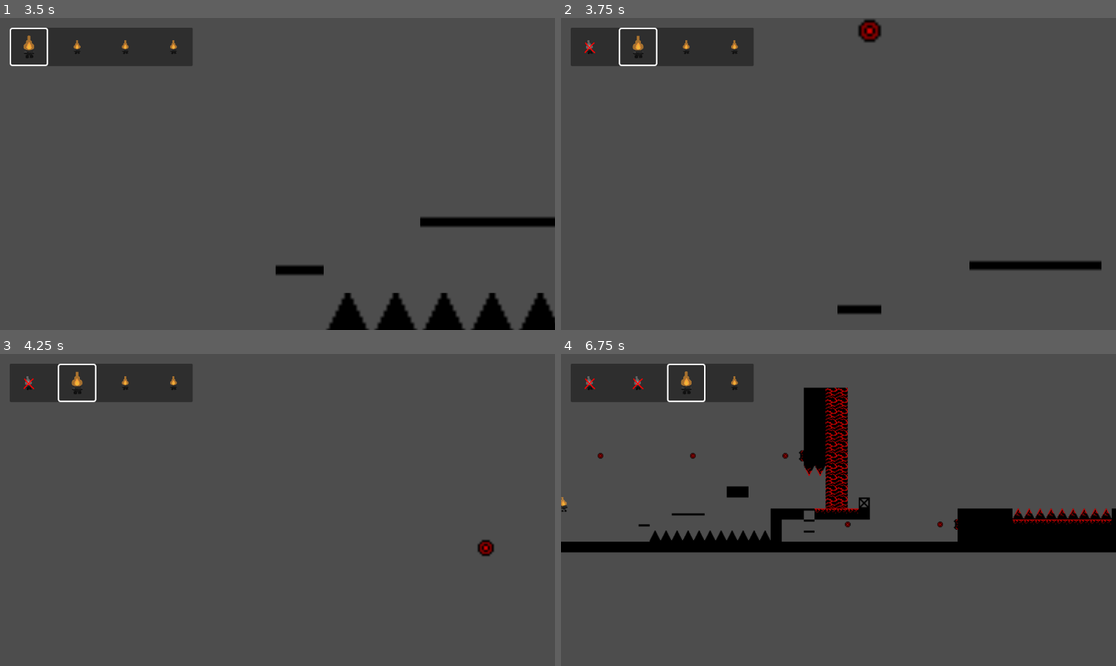
Above: before the commit, frames 1-4 (two rows, left to right).
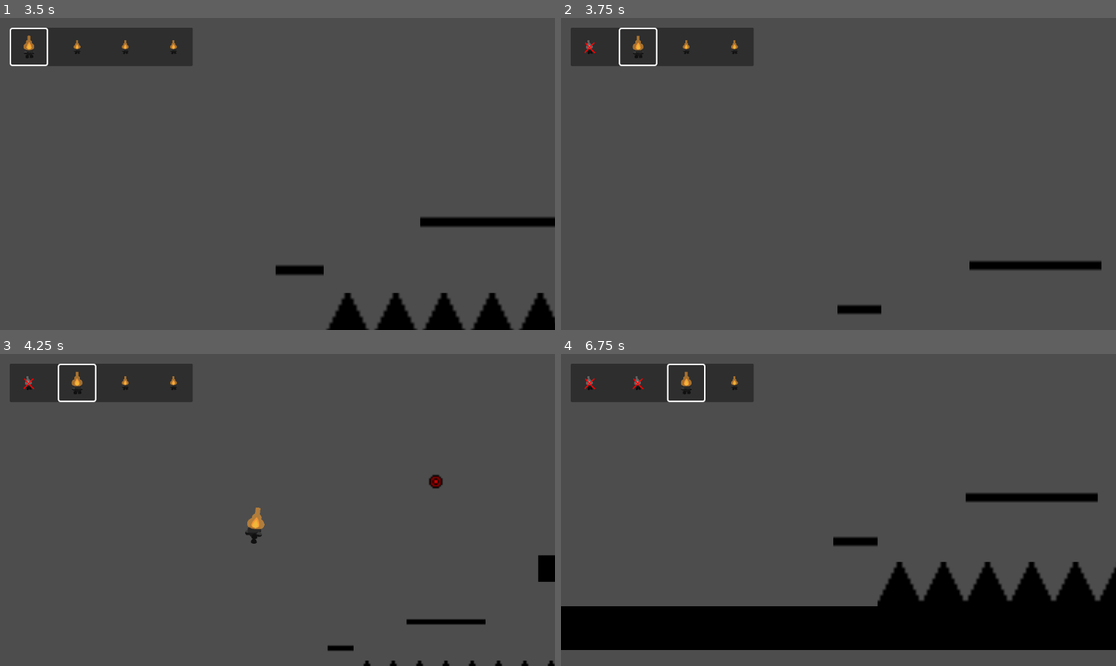
Above: after the commit, the same moments.

Repository: StarikTenger/PlatformerGame2025
Game: Godot game, scene res://scenes/UI/LevelManager.tscn
The game is run twice, just before and just after one commit, with the same random seed, the same clock (stepped at 60 frames per second) and the same inputs.
Inputs:
- Up to frame 1 (3.5 s): click "1" at 0.5 s; click "Start" at 1.25 s; hold D (move_right) from 2.03 s (still down); tap Ctrl (ctrl) at 2.1 s; tap Space (jump) at 2.27, 3.02 s; tap P (dash) at 2.85 s
- Up to frame 2 (3.75 s): tap Enter at 3.5 s; release D (move_right) at 3.53 s; hold A (move_left) from 3.53 s (still down); hold Z (level_overview) from 3.53 s (still down)
- Up to frame 3 (4.25 s): keep holding A (move_left); keep holding Z (level_overview)
- Up to frame 4 (6.75 s): release A (move_left) at 4.28 s; release Z (level_overview) at 4.28 s; hold D (move_right) 4.28-5.78 s; tap Tab (switch_char) at 4.35 s; tap Space (jump) at 4.52, 5.27, 6.02 s; tap Ctrl (ctrl) at 5.1 s; hold A (move_left) 5.78-6.53 s; tap P (dash) at 5.85 s; hold D (move_right) from 6.53 s (still down); hold Z (level_overview) from 6.53 s (still down)

Frame 1 is identical in both runs. In frame 2, 0.2% of the frame differs, in the area x 53-58%, y 0-8%; in frame 3, 1.2%; in frame 4, 29%, in the area x 0-100%, y 5-95%.

Commit message:
dispenser animation

Diff:
--- a/scenes/Dispenser.tscn
+++ b/scenes/Dispenser.tscn
@@ -1,7 +1,358 @@
-[gd_scene load_steps=3 format=3 uid="uid://c02kgqghm6xo1"]
+[gd_scene load_steps=54 format=3 uid="uid://c3h7a4f2foctf"]
 
 [ext_resource type="Script" uid="uid://c18i8ibh4baf4" path="res://scripts/dispenser.gd" id="1_uq1lf"]
 [ext_resource type="Texture2D" uid="uid://c765tcyc23a4r" path="res://resources/dispenser.png" id="1_yuh73"]
+[ext_resource type="Texture2D" uid="uid://bry406bxjmqbq" path="res://resources/dispenser_idle.png" id="3_ch2fj"]
+[ext_resource type="Texture2D" uid="uid://crojryjuqtb4i" path="res://resources/dispenser_shoot.png" id="4_ux6jv"]
+
+[sub_resource type="AtlasTexture" id="AtlasTexture_dpkcj"]
+atlas = ExtResource("4_ux6jv")
+region = Rect2(0, 0, 200, 200)
+
+[sub_resource type="AtlasTexture" id="AtlasTexture_rqo8n"]
+atlas = ExtResource("4_ux6jv")
+region = Rect2(200, 0, 200, 200)
+
+[sub_resource type="AtlasTexture" id="AtlasTexture_eoq6g"]
+atlas = ExtResource("4_ux6jv")
+region = Rect2(400, 0, 200, 200)
+
+[sub_resource type="AtlasTexture" id="AtlasTexture_a3xnf"]
+atlas = ExtResource("4_ux6jv")
+region = Rect2(600, 0, 200, 200)
+
+[sub_resource type="AtlasTexture" id="AtlasTexture_y3f3l"]
+atlas = ExtResource("4_ux6jv")
+region = Rect2(800, 0, 200, 200)
+
+[sub_resource type="AtlasTexture" id="AtlasTexture_a04ae"]
+atlas = ExtResource("4_ux6jv")
+region = Rect2(0, 200, 200, 200)
+
+[sub_resource type="AtlasTexture" id="AtlasTexture_khq3u"]
+atlas = ExtResource("4_ux6jv")
+region = Rect2(200, 200, 200, 200)
+
+[sub_resource type="AtlasTexture" id="AtlasTexture_4obrr"]
+atlas = ExtResource("4_ux6jv")
+region = Rect2(400, 200, 200, 200)
+
+[sub_resource type="AtlasTexture" id="AtlasTexture_e3t8o"]
+atlas = ExtResource("4_ux6jv")
+region = Rect2(600, 200, 200, 200)
+
+[sub_resource type="AtlasTexture" id="AtlasTexture_66hpg"]
+atlas = ExtResource("4_ux6jv")
+region = Rect2(800, 200, 200, 200)
+
+[sub_resource type="AtlasTexture" id="AtlasTexture_0covs"]
+atlas = ExtResource("4_ux6jv")
+region = Rect2(0, 400, 200, 200)
+
+[sub_resource type="AtlasTexture" id="AtlasTexture_chpio"]
+atlas = ExtResource("4_ux6jv")
+region = Rect2(200, 400, 200, 200)
+
+[sub_resource type="AtlasTexture" id="AtlasTexture_u14fy"]
+atlas = ExtResource("4_ux6jv")
+region = Rect2(400, 400, 200, 200)
+
+[sub_resource type="AtlasTexture" id="AtlasTexture_7kyob"]
+atlas = ExtResource("4_ux6jv")
+region = Rect2(600, 400, 200, 200)
+
+[sub_resource type="AtlasTexture" id="AtlasTexture_spkf4"]
+atlas = ExtResource("4_ux6jv")
+region = Rect2(800, 400, 200, 200)
+
+[sub_resource type="AtlasTexture" id="AtlasTexture_5f8rs"]
+atlas = ExtResource("4_ux6jv")
+region = Rect2(0, 600, 200, 200)
+
+[sub_resource type="AtlasTexture" id="AtlasTexture_caf6d"]
+atlas = ExtResource("4_ux6jv")
+region = Rect2(200, 600, 200, 200)
+
+[sub_resource type="AtlasTexture" id="AtlasTexture_6s4yv"]
+atlas = ExtResource("4_ux6jv")
+region = Rect2(400, 600, 200, 200)
+
+[sub_resource type="AtlasTexture" id="AtlasTexture_p7ye5"]
+atlas = ExtResource("4_ux6jv")
+region = Rect2(600, 600, 200, 200)
+
+[sub_resource type="AtlasTexture" id="AtlasTexture_0ae7b"]
+atlas = ExtResource("4_ux6jv")
+region = Rect2(800, 600, 200, 200)
+
+[sub_resource type="AtlasTexture" id="AtlasTexture_vrdrj"]
+atlas = ExtResource("4_ux6jv")
+region = Rect2(0, 800, 200, 200)
+
+[sub_resource type="AtlasTexture" id="AtlasTexture_xo0s1"]
+atlas = ExtResource("4_ux6jv")
+region = Rect2(200, 800, 200, 200)
+
+[sub_resource type="AtlasTexture" id="AtlasTexture_u542t"]
+atlas = ExtResource("4_ux6jv")
+region = Rect2(400, 800, 200, 200)
+
+[sub_resource type="AtlasTexture" id="AtlasTexture_eb3gh"]
+atlas = ExtResource("4_ux6jv")
+region = Rect2(600, 800, 200, 200)
+
+[sub_resource type="AtlasTexture" id="AtlasTexture_x5j3d"]
+atlas = ExtResource("3_ch2fj")
+region = Rect2(0, 0, 200, 200)
+
+[sub_resource type="AtlasTexture" id="AtlasTexture_5ssln"]
+atlas = ExtResource("3_ch2fj")
+region = Rect2(200, 0, 200, 200)
+
+[sub_resource type="AtlasTexture" id="AtlasTexture_ietr0"]
+atlas = ExtResource("3_ch2fj")
+region = Rect2(400, 0, 200, 200)
+
+[sub_resource type="AtlasTexture" id="AtlasTexture_cq4yc"]
+atlas = ExtResource("3_ch2fj")
+region = Rect2(600, 0, 200, 200)
+
+[sub_resource type="AtlasTexture" id="AtlasTexture_ixncm"]
+atlas = ExtResource("3_ch2fj")
+region = Rect2(800, 0, 200, 200)
+
+[sub_resource type="AtlasTexture" id="AtlasTexture_lmfmv"]
+atlas = ExtResource("3_ch2fj")
+region = Rect2(0, 200, 200, 200)
+
+[sub_resource type="AtlasTexture" id="AtlasTexture_sxh82"]
+atlas = ExtResource("3_ch2fj")
+region = Rect2(200, 200, 200, 200)
+
+[sub_resource type="AtlasTexture" id="AtlasTexture_0yjnt"]
+atlas = ExtResource("3_ch2fj")
+region = Rect2(400, 200, 200, 200)
+
+[sub_resource type="AtlasTexture" id="AtlasTexture_nwacl"]
+atlas = ExtResource("3_ch2fj")
+region = Rect2(600, 200, 200, 200)
+
+[sub_resource type="AtlasTexture" id="AtlasTexture_itw2b"]
+atlas = ExtResource("3_ch2fj")
+region = Rect2(800, 200, 200, 200)
+
+[sub_resource type="AtlasTexture" id="AtlasTexture_wxc5n"]
+atlas = ExtResource("3_ch2fj")
+region = Rect2(0, 400, 200, 200)
+
+[sub_resource type="AtlasTexture" id="AtlasTexture_0l806"]
+atlas = ExtResource("3_ch2fj")
+region = Rect2(200, 400, 200, 200)
+
+[sub_resource type="AtlasTexture" id="AtlasTexture_2j5om"]
+atlas = ExtResource("3_ch2fj")
+region = Rect2(400, 400, 200, 200)
+
+[sub_resource type="AtlasTexture" id="AtlasTexture_ttfuo"]
+atlas = ExtResource("3_ch2fj")
+region = Rect2(600, 400, 200, 200)
+
+[sub_resource type="AtlasTexture" id="AtlasTexture_gymx6"]
+atlas = ExtResource("3_ch2fj")
+region = Rect2(800, 400, 200, 200)
+
+[sub_resource type="AtlasTexture" id="AtlasTexture_uru1a"]
+atlas = ExtResource("3_ch2fj")
+region = Rect2(0, 600, 200, 200)
+
+[sub_resource type="AtlasTexture" id="AtlasTexture_igloe"]
+atlas = ExtResource("3_ch2fj")
+region = Rect2(200, 600, 200, 200)
+
+[sub_resource type="AtlasTexture" id="AtlasTexture_fekgc"]
+atlas = ExtResource("3_ch2fj")
+region = Rect2(400, 600, 200, 200)
+
+[sub_resource type="AtlasTexture" id="AtlasTexture_o4g1f"]
+atlas = ExtResource("3_ch2fj")
+region = Rect2(600, 600, 200, 200)
+
+[sub_resource type="AtlasTexture" id="AtlasTexture_bm0kq"]
+atlas = ExtResource("3_ch2fj")
+region = Rect2(800, 600, 200, 200)
+
+[sub_resource type="AtlasTexture" id="AtlasTexture_o86b6"]
+atlas = ExtResource("3_ch2fj")
+region = Rect2(0, 800, 200, 200)
+
+[sub_resource type="AtlasTexture" id="AtlasTexture_aefv7"]
+atlas = ExtResource("3_ch2fj")
+region = Rect2(200, 800, 200, 200)
+
+[sub_resource type="AtlasTexture" id="AtlasTexture_7t4qr"]
+atlas = ExtResource("3_ch2fj")
+region = Rect2(400, 800, 200, 200)
+
+[sub_resource type="AtlasTexture" id="AtlasTexture_iw23m"]
+atlas = ExtResource("3_ch2fj")
+region = Rect2(600, 800, 200, 200)
+
+[sub_resource type="SpriteFrames" id="SpriteFrames_i2ow4"]
+animations = [{
+"frames": [{
+"duration": 1.0,
+"texture": SubResource("AtlasTexture_dpkcj")
+}, {
+"duration": 1.0,
+"texture": SubResource("AtlasTexture_rqo8n")
+}, {
+"duration": 1.0,
+"texture": SubResource("AtlasTexture_eoq6g")
+}, {
+"duration": 1.0,
+"texture": SubResource("AtlasTexture_a3xnf")
+}, {
+"duration": 1.0,
+"texture": SubResource("AtlasTexture_y3f3l")
+}, {
+"duration": 1.0,
+"texture": SubResource("AtlasTexture_a04ae")
+}, {
+"duration": 1.0,
+"texture": SubResource("AtlasTexture_khq3u")
+}, {
+"duration": 1.0,
+"texture": SubResource("AtlasTexture_4obrr")
+}, {
+"duration": 1.0,
+"texture": SubResource("AtlasTexture_e3t8o")
+}, {
+"duration": 1.0,
+"texture": SubResource("AtlasTexture_66hpg")
+}, {
+"duration": 1.0,
+"texture": SubResource("AtlasTexture_0covs")
+}, {
+"duration": 1.0,
+"texture": SubResource("AtlasTexture_chpio")
+}, {
+"duration": 1.0,
+"texture": SubResource("AtlasTexture_u14fy")
+}, {
+"duration": 1.0,
+"texture": SubResource("AtlasTexture_7kyob")
+}, {
+"duration": 1.0,
+"texture": SubResource("AtlasTexture_spkf4")
+}, {
+"duration": 1.0,
+"texture": SubResource("AtlasTexture_5f8rs")
+}, {
+"duration": 1.0,
+"texture": SubResource("AtlasTexture_caf6d")
+}, {
+"duration": 1.0,
+"texture": SubResource("AtlasTexture_6s4yv")
+}, {
+"duration": 1.0,
+"texture": SubResource("AtlasTexture_p7ye5")
+}, {
+"duration": 1.0,
+"texture": SubResource("AtlasTexture_0ae7b")
+}, {
+"duration": 1.0,
+"texture": SubResource("AtlasTexture_vrdrj")
+}, {
+"duration": 1.0,
+"texture": SubResource("AtlasTexture_xo0s1")
+}, {
+"duration": 1.0,
+"texture": SubResource("AtlasTexture_u542t")
+}, {
+"duration": 1.0,
+"texture": SubResource("AtlasTexture_eb3gh")
+}],
+"loop": false,
+"name": &"fire",
+"speed": 24.0
+}, {
+"frames": [{
+"duration": 1.0,
+"texture": SubResource("AtlasTexture_x5j3d")
+}, {
+"duration": 1.0,
+"texture": SubResource("AtlasTexture_5ssln")
+}, {
+"duration": 1.0,
+"texture": SubResource("AtlasTexture_ietr0")
+}, {
+"duration": 1.0,
+"texture": SubResource("AtlasTexture_cq4yc")
+}, {
+"duration": 1.0,
+"texture": SubResource("AtlasTexture_ixncm")
+}, {
+"duration": 1.0,
+"texture": SubResource("AtlasTexture_lmfmv")
+}, {
+"duration": 1.0,
+"texture": SubResource("AtlasTexture_sxh82")
+}, {
+"duration": 1.0,
+"texture": SubResource("AtlasTexture_0yjnt")
+}, {
+"duration": 1.0,
+"texture": SubResource("AtlasTexture_nwacl")
+}, {
+"duration": 1.0,
+"texture": SubResource("AtlasTexture_itw2b")
+}, {
+"duration": 1.0,
+"texture": SubResource("AtlasTexture_wxc5n")
+}, {
+"duration": 1.0,
+"texture": SubResource("AtlasTexture_0l806")
+}, {
+"duration": 1.0,
+"texture": SubResource("AtlasTexture_2j5om")
+}, {
+"duration": 1.0,
+"texture": SubResource("AtlasTexture_ttfuo")
+}, {
+"duration": 1.0,
+"texture": SubResource("AtlasTexture_gymx6")
+}, {
+"duration": 1.0,
+"texture": SubResource("AtlasTexture_uru1a")
+}, {
+"duration": 1.0,
+"texture": SubResource("AtlasTexture_igloe")
+}, {
+"duration": 1.0,
+"texture": SubResource("AtlasTexture_fekgc")
+}, {
+"duration": 1.0,
+"texture": SubResource("AtlasTexture_o4g1f")
+}, {
+"duration": 1.0,
+"texture": SubResource("AtlasTexture_bm0kq")
+}, {
+"duration": 1.0,
+"texture": SubResource("AtlasTexture_o86b6")
+}, {
+"duration": 1.0,
+"texture": SubResource("AtlasTexture_aefv7")
+}, {
+"duration": 1.0,
+"texture": SubResource("AtlasTexture_7t4qr")
+}, {
+"duration": 1.0,
+"texture": SubResource("AtlasTexture_iw23m")
+}],
+"loop": true,
+"name": &"idle",
+"speed": 24.0
+}]
 
 [node name="Dispenser" type="Node2D"]
 script = ExtResource("1_uq1lf")
@@ -12,3 +363,11 @@
 
 [node name="Sprite2D" type="Sprite2D" parent="."]
 texture = ExtResource("1_yuh73")
+
+[node name="AnimatedSprite2D" type="AnimatedSprite2D" parent="."]
+position = Vector2(0, -2)
+rotation = -1.5708
+scale = Vector2(0.104451, 0.104451)
+sprite_frames = SubResource("SpriteFrames_i2ow4")
+animation = &"fire"
+autoplay = "idle"
--- a/scripts/dispenser.gd
+++ b/scripts/dispenser.gd
@@ -26,6 +26,13 @@
 		_timer.start()
 
 func _fire() -> void:
+	# Animation
+	var anim: AnimatedSprite2D = $AnimatedSprite2D
+	anim.play("fire")
+
+	# Wait to the end of animation
+	await anim.animation_finished
+
 	if projectile_scene == null:
 		push_error("Dispenser: projectile_scene not set")
 		return
@@ -49,6 +56,7 @@
 	# добавляем в ту же сцену, что и диспенсер
 	get_parent().add_child(p)
 
+
 func _find_player() -> Node2D:
 	# запасной — берём первого CharacterBody2D в сцене с методом die()
 	for n in get_tree().current_scene.get_children():
Binary file added: resources/dispenser_blink.png
Not shown, added: resources/dispenser_blink.png.import
Binary file added: resources/dispenser_idle.png
Not shown, added: resources/dispenser_idle.png.import
Binary file added: resources/dispenser_shoot.png
Not shown, added: resources/dispenser_shoot.png.import
